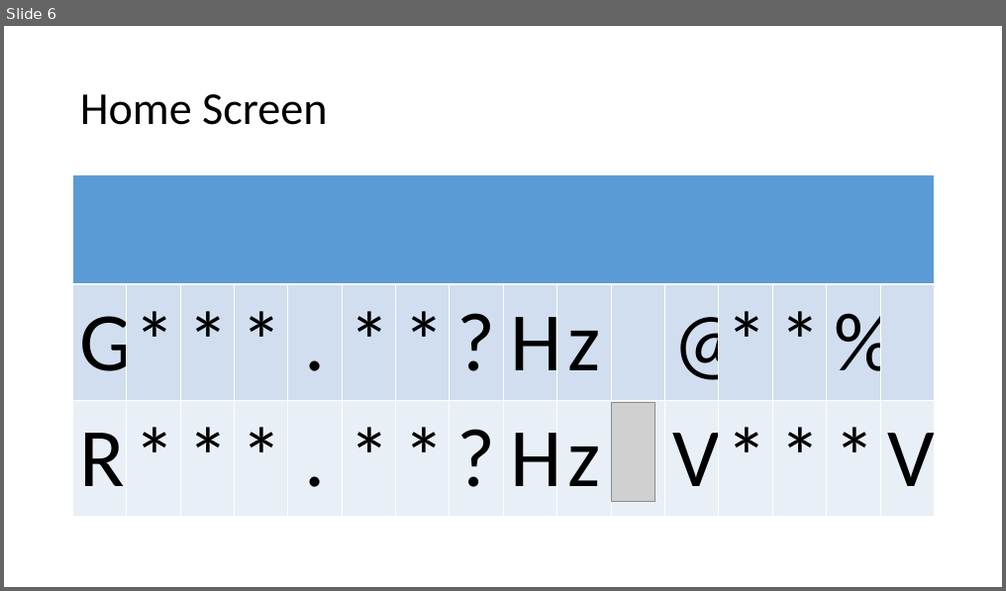
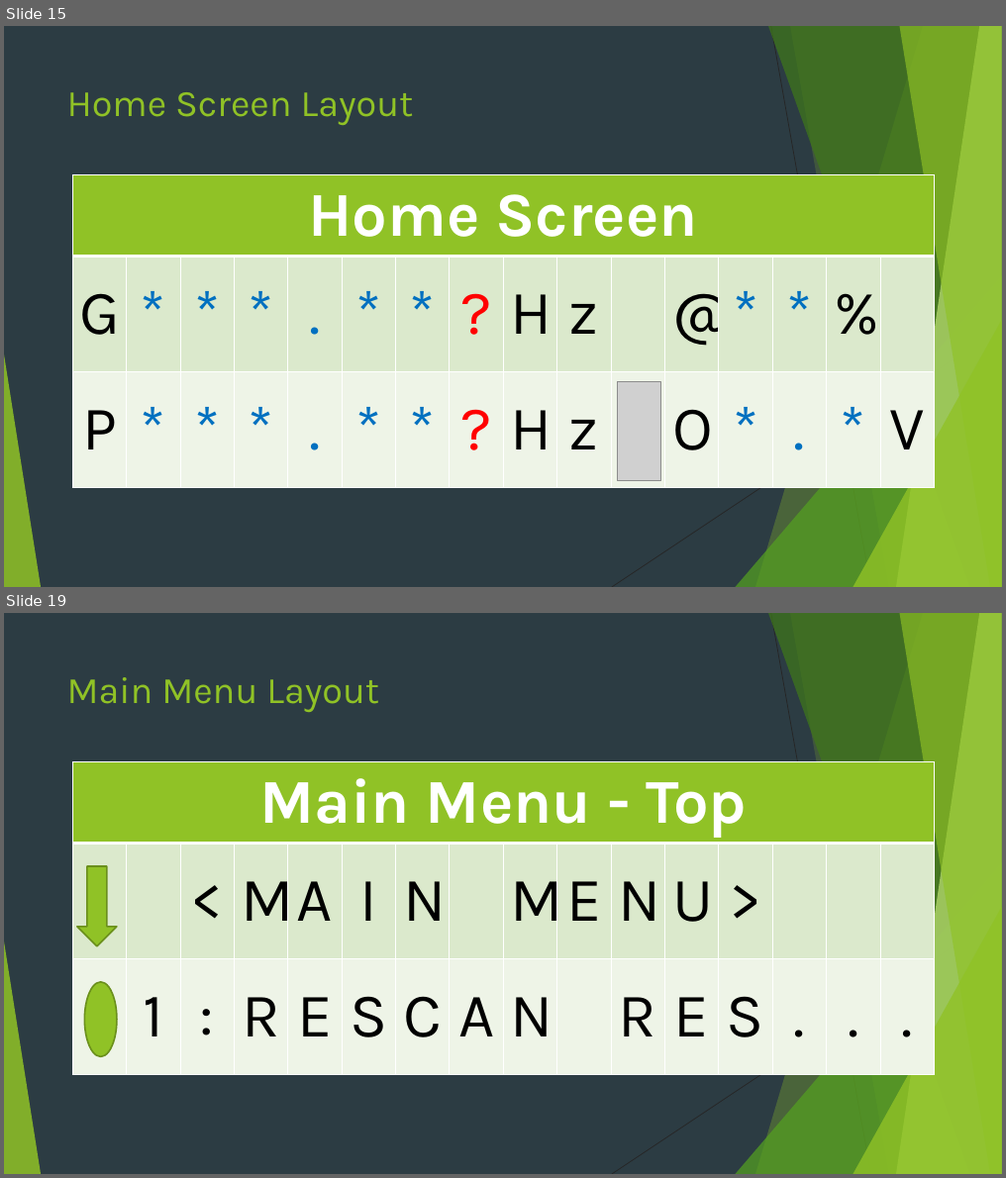
Before and after one commit to HYDROXY-RESEARCH-GROUP/H20-DECOMPOSITION, a slide deck: Display Output/Display Output.pptx. Shown one above the other, each under a label of ours: slide 6 before the commit, slides 15 and 19 after it; the slides between them are not shown. The pictures are 1006x591 and 1006x1178 pixels, drawn with LibreOffice and Linux fonts; fonts in the diff are those of the drawing; grey boxes stand for pictures. Boxes give left, top, right and bottom in pixels: in the first picture for what was removed or moved away, otherwise in the second. Text is boxed around its words. In the diff, an @@ line names an element or a change of style, - is before the commit and + after.

```diff
--- a/Display Output/Display Output.pptx
+++ b/Display Output/Display Output.pptx
@@ slide 19 added at box(4, 613, 1002, 1174), background #2C3C43; not listed: 10 template elements that a slide beside it also shows @@
@@ title added at box(67, 677, 379, 712), 36 pt, text #90C226 @@
+Main Menu Layout
@@ table added at box(73, 762, 936, 1077), 3 rows, 16 columns @@
+Main Menu - Top |  |  |  |  |  |  |  |  |  |  |  |  |  |  | 
+ |  | < | M | A | I | N |  | M | E | N | U | > |  |  | 
+ | 1 | : | R | E | S | C | A | N |  | R | E | S | . | . | .
@@ down arrow added at box(77, 866, 117, 947), fill #90C226, outline #6B901C 1.5 pt @@
@@ ellipse added at box(85, 982, 117, 1057), fill #90C226, outline #6B901C 1.5 pt @@
@@ what was slide 6 is now slide 15 @@
@@ slide 15 changed as well @@
@@ background #FFFFFF to #2C3C43 @@
@@ title "Home Screen Layout" at box(67, 92, 414, 125): vertical alignment middle to top @@
@@ title at box(67, 92, 414, 125): text changed; size 44 to 36 pt; font Calibri to Karla; text colour #000000 to #90C226 @@
-Home Screen
+Home Screen Layout
@@ table at box(73, 175, 936, 490) @@
-row 1, column 1: 
+row 1, column 1: Home Screen
-row 3: R | * | * | * | . | * | * | ? | H | z |  | V | * | * | * | V
+row 3: P | * | * | * | . | * | * | ? | H | z |  | O | * | . | * | V
@@ fill #5B9BD5 to #90C226 in row 1, column 1 @@
@@ fill #D2DEEF to #DBE9CD in row 2 @@
@@ fill #EAEFF7 to #EEF4E8 in row 3 @@
@@ size 80 to 60 pt, font Calibri to Karla in "G", "*", "*", "*" and 22 more places @@
@@ text colour #000000 to #0070C0 in "*", "*", "*", "." and 12 more places @@
@@ text colour #000000 to #FF0000 in "?", "?" @@
@@ group added at box(4, 26, 1002, 587): 5 freeform shapes, 3 triangles, 2 lines @@
@@ picture: place and size @@
-picture at box(611, 402, 654, 501)
+picture at box(617, 382, 660, 481)
```
Also in this commit, not shown: 4 other slides changed, 21 other slides added, 2 slides removed, 34 other files.
